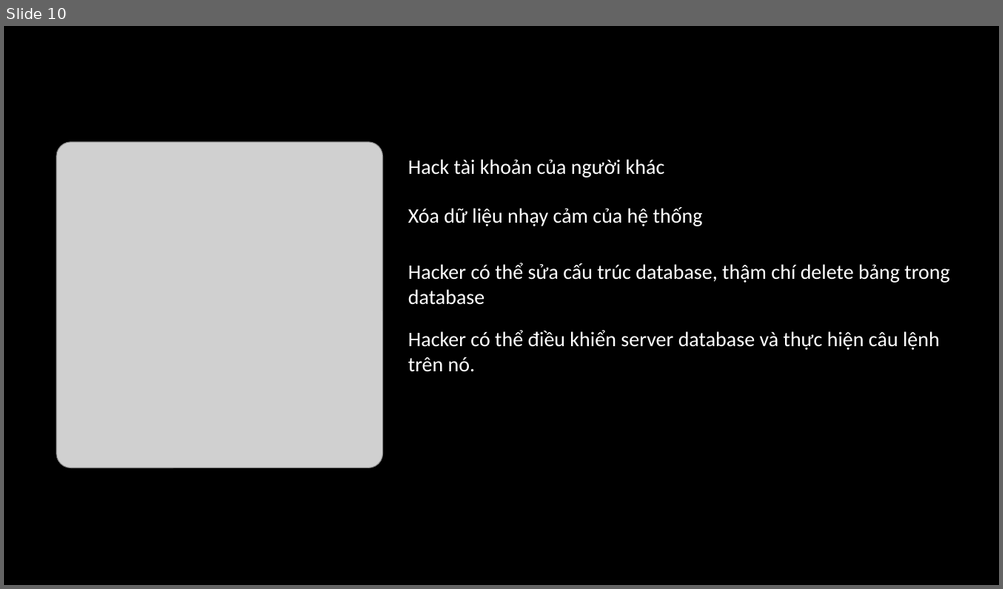
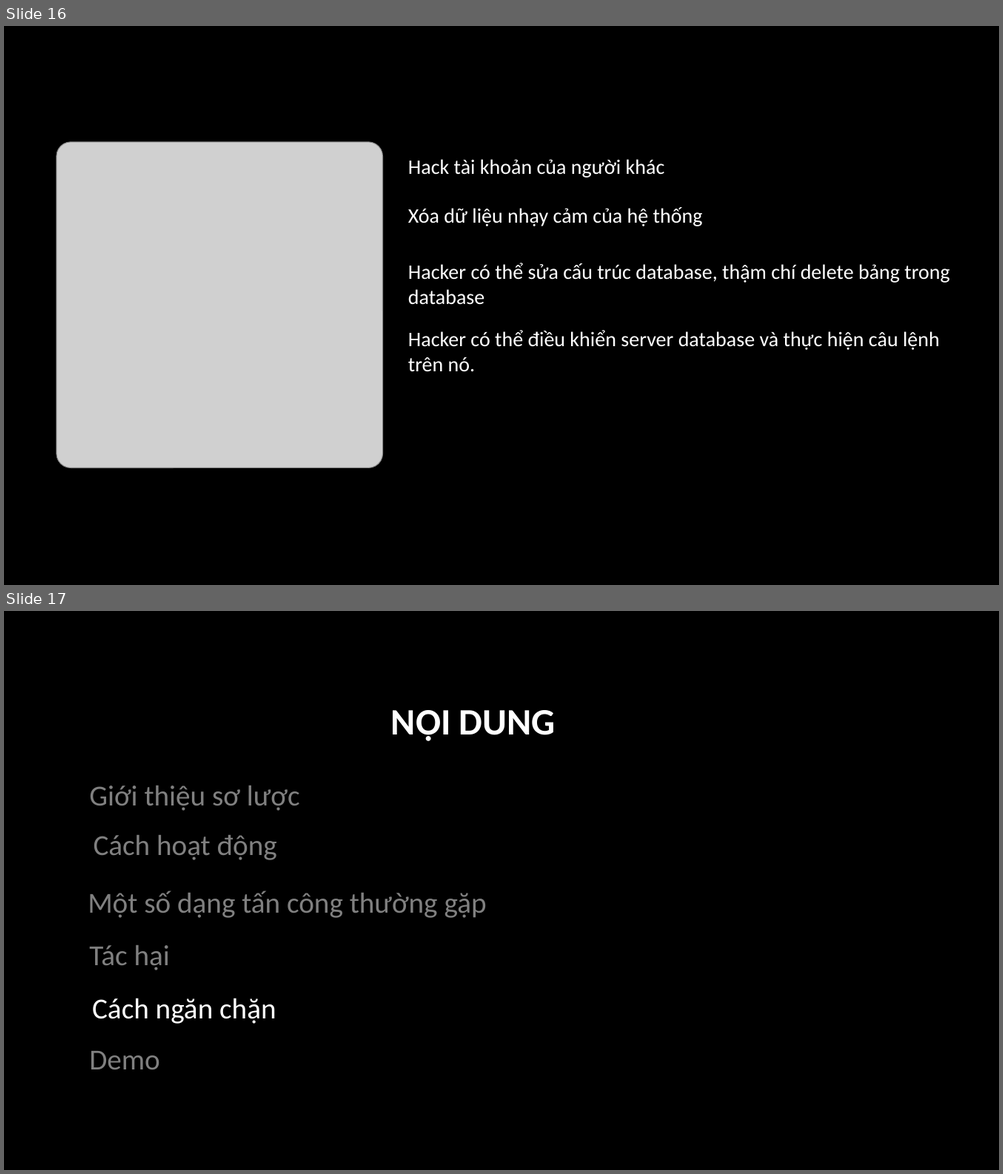
Before and after one commit to phamthanhtrungg/sql-injection, a slide deck: presentation.pptx. Shown one above the other, each under a label of ours: slide 10 before the commit, slides 16 and 17 after it. The pictures are 1003x589 and 1003x1174 pixels, drawn with LibreOffice and Linux fonts; fonts in the diff are those of the drawing; grey boxes stand for pictures; background and template pictures are left out. Boxes give left, top, right and bottom in pixels: in the first picture for what was removed or moved away, otherwise in the second. Text is boxed around its words. In the diff, an @@ line names an element or a change of style, - is before the commit and + after.

```diff
--- a/presentation.pptx
+++ b/presentation.pptx
@@ slide 17 added at [4,611,999,1170], background picture (left out) @@
@@ title added at [391,710,555,741], 36 pt, text #FFFFFF, bold @@
+NỘI DUNG
@@ text added at [89,786,300,811], 28 pt, text #808080 @@
+Giới thiệu sơ lược
@@ text added at [94,835,277,860], 28 pt, text #808080 @@
+Cách hoạt động
@@ text added at [88,891,486,918], 28 pt, text #808080 @@
+Một số dạng tấn công thường gặp
@@ text added at [89,945,170,971], 28 pt, text #808080 @@
+Tác hại
@@ text added at [92,998,276,1024], 28 pt, text #FFFFFF @@
+Cách ngăn chặn
@@ text added at [89,1051,159,1070], 28 pt, text #808080 @@
+Demo
@@ what was slide 10 is now slide 16 @@
```
Also in this commit, not shown: 7 slides changed, 11 other slides added, 4 slides removed, 1 other file.
